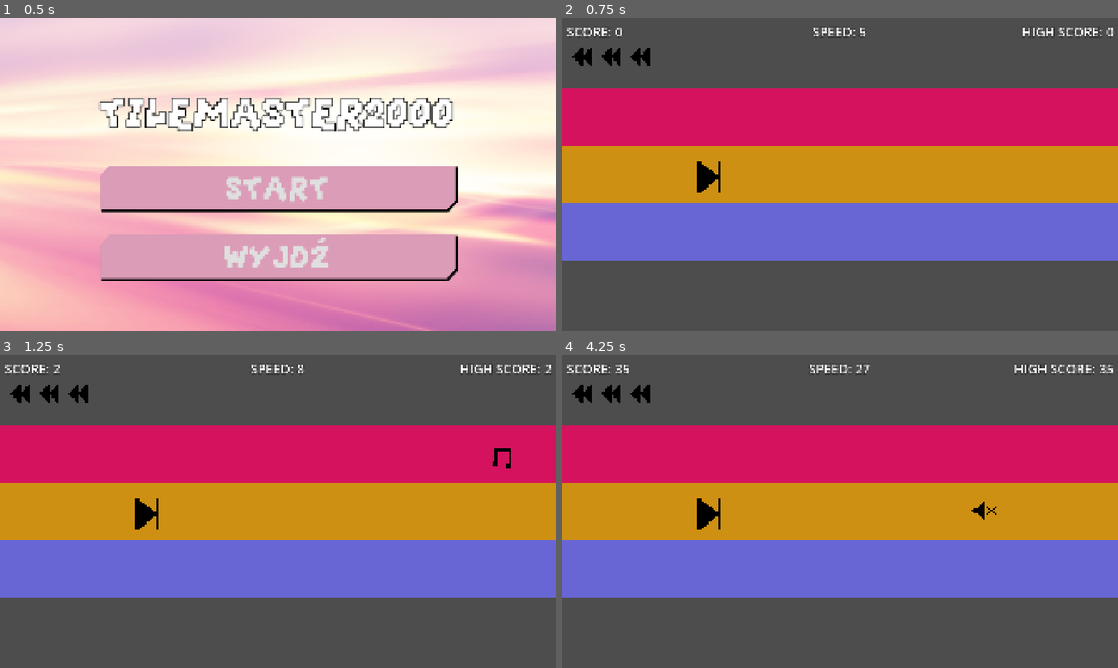
Above: before the commit, frames 1-4 (two rows, left to right).
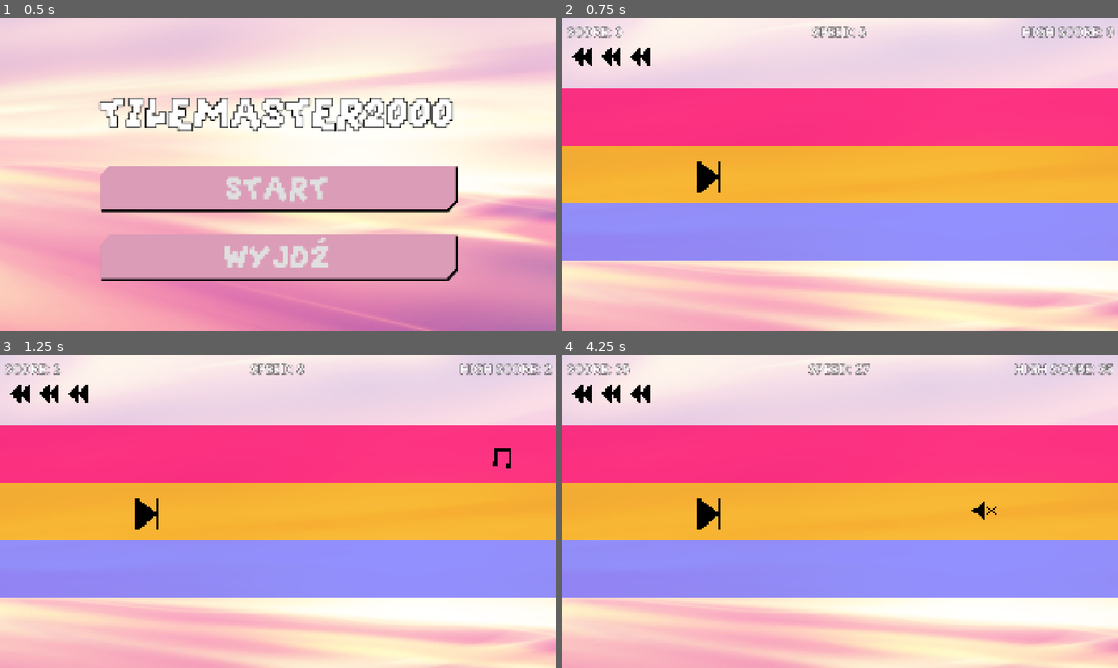
Above: after the commit, the same moments.

Repository: chorwat2137/haven-2026
Game: Godot game, scene res://scenes/main_menu.tscn
The game is run twice, just before and just after one commit, with the same random seed, the same clock (stepped at 60 frames per second) and the same inputs.
Inputs:
- Up to frame 1 (0.5 s): no input
- Up to frame 2 (0.75 s): click "START" at 0.5 s
- Up to frame 3 (1.25 s): no input
- Up to frame 4 (4.25 s): tap Enter (ui_accept) at 1.25, 1.52, 2.27, 3.77 s; hold Right (ui_right) 1.28-2.78 s; tap Space (shoot) every 0.75 s from 1.35 to 3.6 s; hold Left (ui_left) 2.78-3.53 s; hold Right (ui_right) from 3.53 s (still down)

Frame 1 is identical in both runs. In frame 2, 99% of the frame differs, in the area x 0-100%, y 0-100%; in frame 3, 99%; in frame 4, 99%.

Commit message:
Automatic sync

Diff:
--- a/scenes/spectrum.tscn
+++ b/scenes/spectrum.tscn
@@ -1,8 +1,10 @@
 [gd_scene format=3 uid="uid://g1ip3d8jtu60"]
 
+[ext_resource type="Texture2D" uid="uid://dhbxd0ab4ltmu" path="res://gfx/bg_main.jpg" id="1_08c88"]
 [ext_resource type="Script" uid="uid://b216yxp764dc4" path="res://scripts/spectrum.gd" id="1_pwr6l"]
 
 [node name="TextureRect" type="TextureRect" unique_id=1982861665]
-offset_right = 40.0
-offset_bottom = 40.0
+offset_right = 2560.0
+offset_bottom = 1600.0
+texture = ExtResource("1_08c88")
 script = ExtResource("1_pwr6l")
